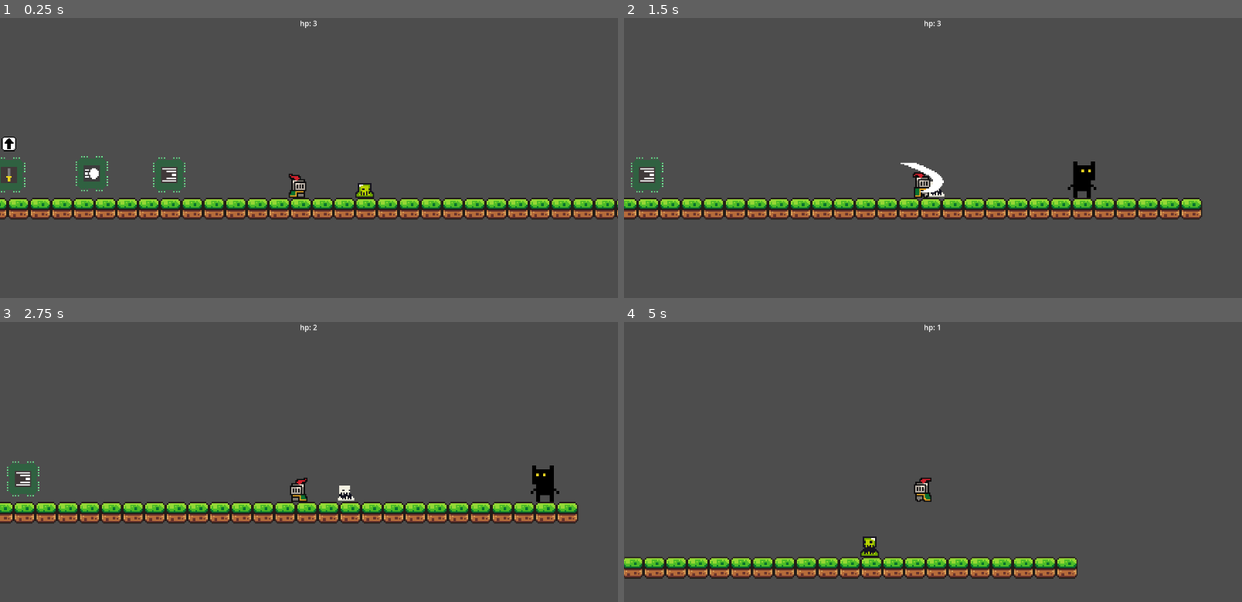
Above: before the commit, frames 1-4 (two rows, left to right).
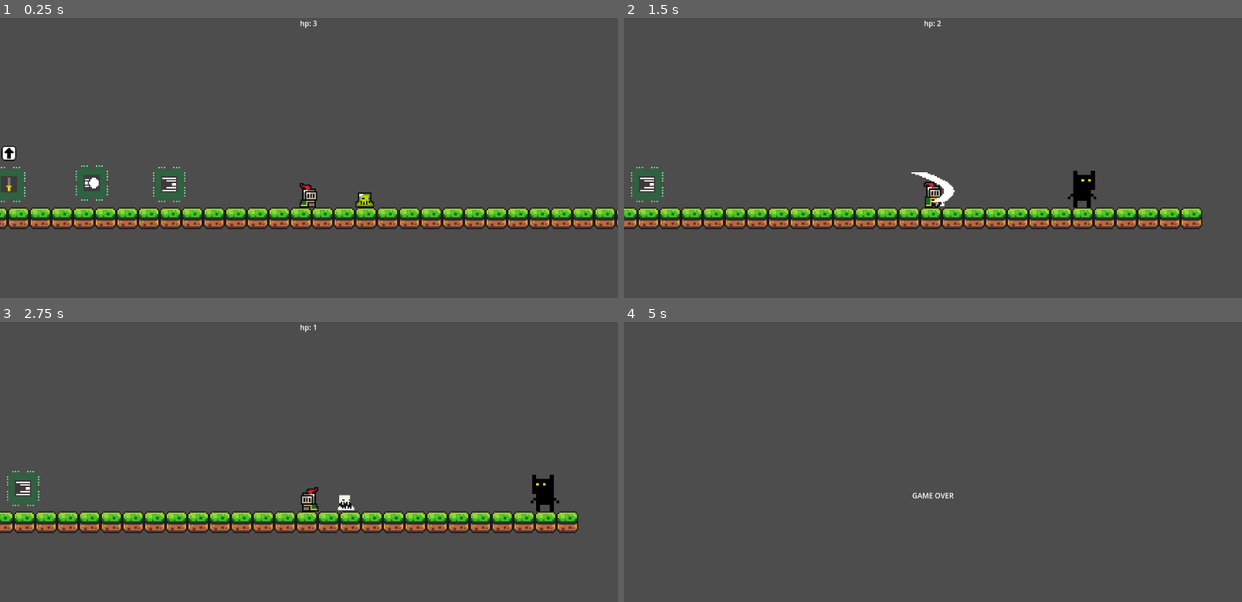
Above: after the commit, the same moments.

Repository: frangr94/doge-bonk
Game: Godot game, scene res://scenes/levels/tutorial.tscn
Two runs of this game, one before a commit and one after it. Both use one fixed random seed, a clock stepped at 60 frames per second and the inputs below. Sound files missing from this copy of the repository are replaced by a short silence.
Inputs:
- Up to frame 1 (0.25 s): no input
- Up to frame 2 (1.5 s): hold Right (move_right) from 0.53 s (still down); tap A (attack) at 0.6, 1.35 s; tap Space (jump) at 0.77 s
- Up to frame 3 (2.75 s): tap Space (jump) at 1.52 s; release Right (move_right) at 2.03 s; hold Left (move_left) from 2.03 s (still down); tap Shift (dash) at 2.1 s; tap A (attack) at 2.3 s
- Up to frame 4 (5 s): release Left (move_left) at 2.78 s; hold Right (move_right) 2.78-4.28 s; tap S (shoot) at 2.85 s; tap Space (jump) at 3.02, 3.77, 4.52 s; tap A (attack) at 3.05, 3.6, 4.35 s; hold Left (move_left) from 4.28 s (still down)

The runs differ from the first frame. In frame 1, 12% of the frame differs, in the area x 0-100%, y 42-76%; in frame 2, 11%; in frame 3, 11%; in frame 4, 5.9%.

Commit message:
minor fixes

Diff:
--- a/scenes/characters/player.tscn
+++ b/scenes/characters/player.tscn
@@ -56,21 +56,9 @@
 atlas = ExtResource("2_yewv4")
 region = Rect2(96, 224, 32, 32)
 
-[sub_resource type="AtlasTexture" id="AtlasTexture_kqtwu"]
-atlas = ExtResource("2_yewv4")
-region = Rect2(0, 192, 32, 32)
-
-[sub_resource type="AtlasTexture" id="AtlasTexture_6eyoc"]
-atlas = ExtResource("2_yewv4")
-region = Rect2(32, 192, 32, 32)
-
 [sub_resource type="AtlasTexture" id="AtlasTexture_eojnx"]
 atlas = ExtResource("2_yewv4")
 region = Rect2(64, 192, 32, 32)
-
-[sub_resource type="AtlasTexture" id="AtlasTexture_qgnko"]
-atlas = ExtResource("2_yewv4")
-region = Rect2(96, 192, 32, 32)
 
 [sub_resource type="AtlasTexture" id="AtlasTexture_2l4js"]
 atlas = ExtResource("2_yewv4")
@@ -227,16 +215,7 @@
 }, {
 "frames": [{
 "duration": 1.0,
-"texture": SubResource("AtlasTexture_kqtwu")
-}, {
-"duration": 1.0,
-"texture": SubResource("AtlasTexture_6eyoc")
-}, {
-"duration": 1.0,
 "texture": SubResource("AtlasTexture_eojnx")
-}, {
-"duration": 1.0,
-"texture": SubResource("AtlasTexture_qgnko")
 }],
 "loop": true,
 "name": &"hit",
@@ -339,7 +318,7 @@
 }]
 
 [sub_resource type="RectangleShape2D" id="RectangleShape2D_76oj4"]
-size = Vector2(31, 26.5)
+size = Vector2(22.5, 26.5)
 
 [sub_resource type="RectangleShape2D" id="RectangleShape2D_dyp2m"]
 size = Vector2(7, 14)
@@ -347,26 +326,24 @@
 [node name="player" type="CharacterBody2D"]
 z_index = 11
 collision_layer = 112
-collision_mask = 16
+collision_mask = 112
 script = ExtResource("1_76oj4")
 
 [node name="AnimatedSprite2D" type="AnimatedSprite2D" parent="."]
-position = Vector2(-8, -7)
 sprite_frames = SubResource("SpriteFrames_qgnko")
-animation = &"attack"
-frame = 1
+animation = &"hit"
+frame_progress = 0.68378425
 
 [node name="attack_area" type="Area2D" parent="." groups=["sword"]]
-position = Vector2(-3, -5)
 collision_layer = 32
 collision_mask = 0
 
 [node name="CollisionShape2D" type="CollisionShape2D" parent="attack_area"]
-position = Vector2(-2.5, -3.75)
+position = Vector2(5.25, -1)
 shape = SubResource("RectangleShape2D_76oj4")
 
 [node name="CollisionShape2D" type="CollisionShape2D" parent="."]
-position = Vector2(-7.5, -2)
+position = Vector2(0.5, 5)
 shape = SubResource("RectangleShape2D_dyp2m")
 
 [node name="sword_slash_sound" type="AudioStreamPlayer" parent="."]
@@ -376,7 +353,6 @@
 stream = ExtResource("6_kqtwu")
 
 [node name="interacting_component" parent="." instance=ExtResource("7_6eyoc")]
-position = Vector2(-8, -5)
 
 [node name="kamehameha_position" type="Marker2D" parent="."]
-position = Vector2(-7, -3)
+position = Vector2(4, 2)
--- a/scenes/enemies/slime_green.tscn
+++ b/scenes/enemies/slime_green.tscn
@@ -94,7 +94,7 @@
 }]
 
 [sub_resource type="RectangleShape2D" id="RectangleShape2D_0rhbn"]
-size = Vector2(12, 11)
+size = Vector2(8, 11)
 
 [sub_resource type="RectangleShape2D" id="RectangleShape2D_wmdco"]
 size = Vector2(5, 10)
@@ -111,17 +111,17 @@
 frame_progress = 1.0
 
 [node name="CollisionShape2D" type="CollisionShape2D" parent="."]
-position = Vector2(0, 6.5)
+position = Vector2(-1, 6.5)
 shape = SubResource("RectangleShape2D_0rhbn")
 
 [node name="RayCastRight" type="RayCast2D" parent="."]
 position = Vector2(0, 6)
-target_position = Vector2(10, 0)
+target_position = Vector2(5, 0)
 collision_mask = 256
 
 [node name="RayCastLeft" type="RayCast2D" parent="."]
 position = Vector2(0, 6)
-target_position = Vector2(-9, 0)
+target_position = Vector2(-5, 0)
 collision_mask = 256
 
 [node name="AudioStreamPlayer" type="AudioStreamPlayer" parent="."]
--- a/scenes/levels/tutorial.tscn
+++ b/scenes/levels/tutorial.tscn
@@ -217,6 +217,8 @@
 
 [node name="slime_green" parent="enemies" instance=ExtResource("4_u4f7j")]
 position = Vector2(280, 36)
+collision_layer = 96
+collision_mask = 96
 
 [node name="enemy_colliders" type="Node" parent="enemies"]
 
--- a/scripts/events/killzone.gd
+++ b/scripts/events/killzone.gd
@@ -7,7 +7,7 @@
 func _on_body_entered(_body) -> void:
 	if player:
 		player.global_position = Vector2(0,0)
-		hurt.play()
+		player.get_hurt()
 		GameManager.loose_hp()
 	else:
 		GameManager.loose_hp()
--- a/scripts/player/player_movement.gd
+++ b/scripts/player/player_movement.gd
@@ -28,6 +28,9 @@
 # kamahameha controller
 var isShooting = false
 
+
+func get_hurt():
+	animated_sprite_2d.play("hit")
 
 func start_dash() -> void:
 	if GameManager.dash_unlock == true && canDash == true:
@@ -94,13 +97,14 @@
 		var direction := Input.get_axis("move_left", "move_right")
 		if direction > 0:
 			animated_sprite_2d.flip_h = false
-			collision_shape_2d.position = Vector2(8,0)
+			collision_shape_2d.position = Vector2(5.25,0)
 			kamehameha_position.scale.x = 1
+			kamehameha_position.position = Vector2(4,2)
 		elif direction < 0:
 			animated_sprite_2d.flip_h = true
-			collision_shape_2d.position = Vector2(-18,0)
-
+			collision_shape_2d.position = Vector2(-5.25,0)
 			kamehameha_position.scale.x = -1
+			kamehameha_position.position = Vector2(-4,2)
 
 		if direction:
 			velocity.x = direction * SPEED
Not shown: 1 places in scenes/characters/player.tscn that only renumber resources
